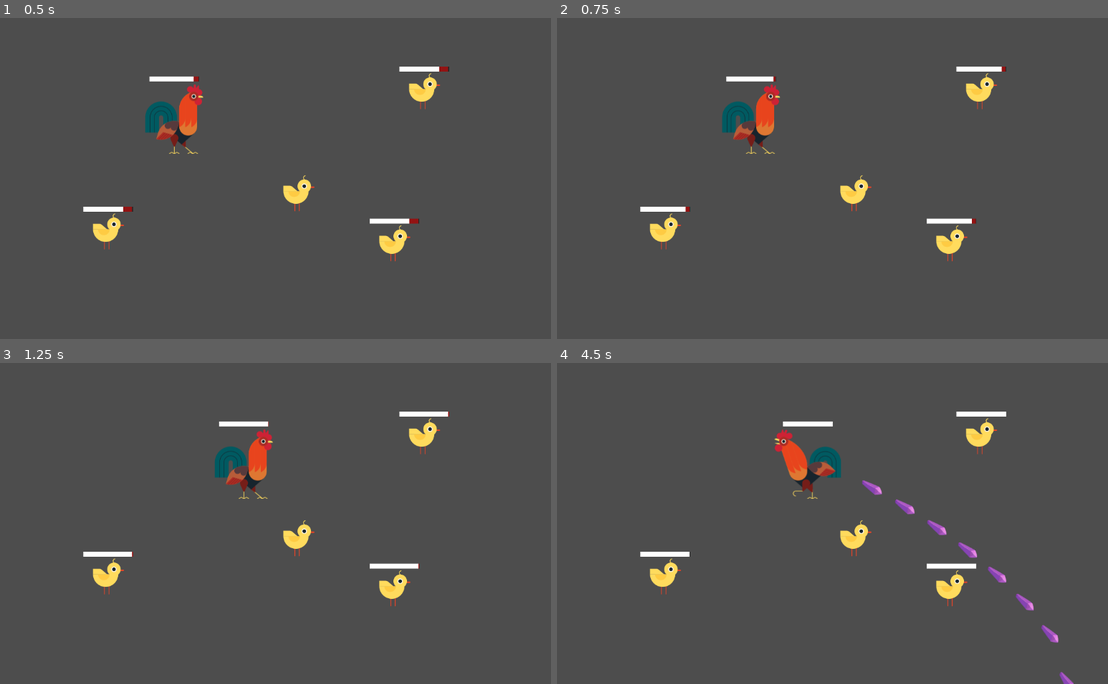
Above: before the commit, frames 1-4 (two rows, left to right).
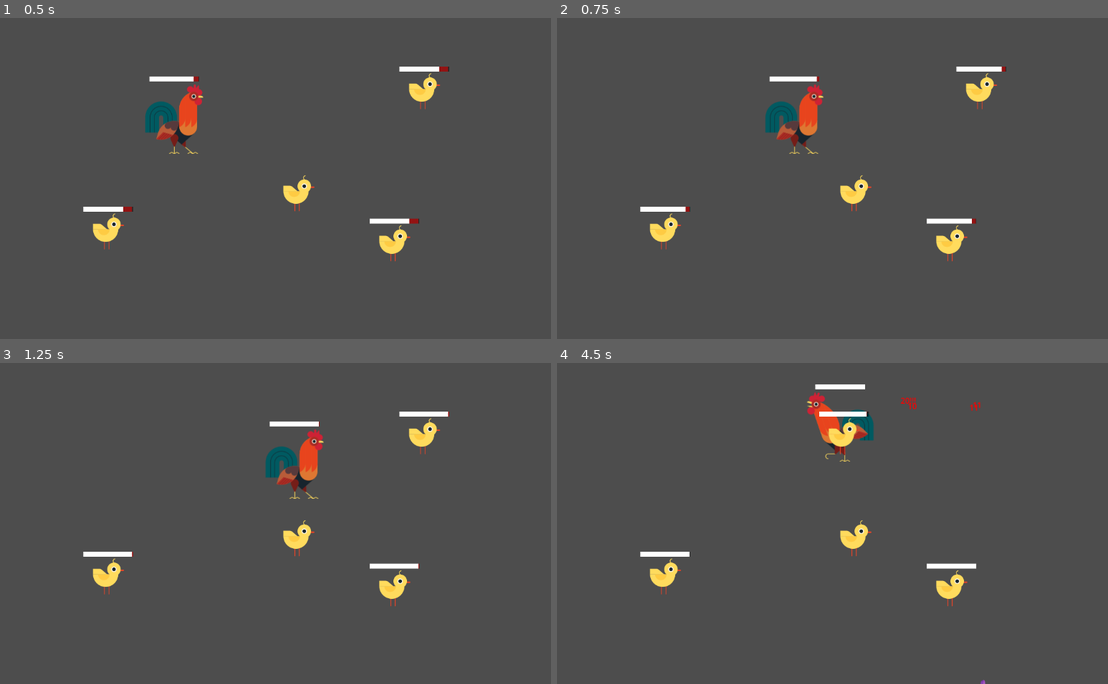
Above: after the commit, the same moments.

Repository: Rundll86/ChickenVSBear
Game: Godot game, scene res://components/Scenes/World.tscn
The game is run twice, just before and just after one commit, with the same random seed, the same clock (stepped at 60 frames per second) and the same inputs.
Inputs (mouse positions are in pixels of both pictures, inside the frame that each line leads up to):
- Up to frame 1 (0.5 s): no input
- Up to frame 2 (0.75 s): move the mouse to (948, 162) at 0.52 s; hold D (m_right) from 0.53 s (still down); right-click (948, 162) at 0.6 s
- Up to frame 3 (1.25 s): keep holding D (m_right)
- Up to frame 4 (4.5 s): move the mouse to (705, 539) at 1.27 s; release D (m_right) at 1.28 s; hold S (m_down) 1.28-2.03 s; click (705, 539) at 1.35 s; right-click (705, 539) at 1.55 s; move the mouse to (876, 452) at 2.02 s; hold D (m_right) 2.03-2.78 s; right-click (876, 452) at 2.1 s; move the mouse to (793, 587) at 2.77 s; hold W (m_up) 2.78-3.53 s; right-click (793, 587) at 2.85 s; move the mouse to (992, 571) at 3.52 s; press the mouse at (992, 571) at 3.53 s; hold A (m_left) from 3.53 s (still down); right-click (992, 571) at 3.8 s; move the mouse to (650, 475) at 4.27 s; release the mouse at (650, 475) at 4.28 s; right-click (650, 475) at 4.35 s

Frame 1 is identical in both runs. In frame 2, 2.3% of the frame differs, in the area x 29-49%, y 18-43%; in frame 3, 2.5%; in frame 4, 3.7%, in the area x 39-94%, y 6-100%.

Commit message:
feat: 添加小鸡角色显示名称，更新Boss状态条和伤害标签逻辑，增强EntityBase类的移动和攻击功能

Diff:
--- a/components/Characters/Chick.tscn
+++ b/components/Characters/Chick.tscn
@@ -32,6 +32,7 @@
 
 [node name="Chick" instance=ExtResource("1_goqmy")]
 script = ExtResource("2_r6bub")
+displayName = "小鸡"
 
 [node name="texture" parent="." index="0"]
 position = Vector2(0, -37)
--- a/components/UI/BossBar.tscn
+++ b/components/UI/BossBar.tscn
@@ -1,7 +1,14 @@
-[gd_scene load_steps=3 format=3 uid="uid://ofpg5s3j7esv"]
+[gd_scene load_steps=5 format=3 uid="uid://ofpg5s3j7esv"]
 
-[ext_resource type="Script" path="res://scripts/Statemachine/EntityStateBar.gd" id="1_q4vrr"]
+[ext_resource type="Script" path="res://scripts/Statemachine/BossBar.gd" id="1_hkj6o"]
 [ext_resource type="PackedScene" uid="uid://d1ulrvupa76ap" path="res://components/UI/ColorBar.tscn" id="1_uxey7"]
+
+[sub_resource type="StyleBoxEmpty" id="StyleBoxEmpty_ar00p"]
+content_margin_left = 10.0
+
+[sub_resource type="LabelSettings" id="LabelSettings_55nrw"]
+font_size = 14
+font_color = Color(0, 0, 0, 1)
 
 [node name="BossBar" type="Control"]
 layout_mode = 3
@@ -10,7 +17,7 @@
 anchor_bottom = 1.0
 grow_horizontal = 2
 grow_vertical = 2
-script = ExtResource("1_q4vrr")
+script = ExtResource("1_hkj6o")
 
 [node name="health" parent="." instance=ExtResource("1_uxey7")]
 unique_name_in_owner = true
@@ -25,3 +32,32 @@
 offset_bottom = -20.0
 grow_horizontal = 2
 grow_vertical = 0
+
+[node name="panel" type="PanelContainer" parent="health"]
+layout_mode = 1
+anchors_preset = 15
+anchor_right = 1.0
+anchor_bottom = 1.0
+grow_horizontal = 2
+grow_vertical = 2
+theme_override_styles/panel = SubResource("StyleBoxEmpty_ar00p")
+
+[node name="label" type="HBoxContainer" parent="health/panel"]
+layout_mode = 2
+
+[node name="name" type="Label" parent="health/panel/label"]
+unique_name_in_owner = true
+layout_mode = 2
+text = "BossName"
+label_settings = SubResource("LabelSettings_55nrw")
+
+[node name="value" type="Label" parent="health/panel/label"]
+unique_name_in_owner = true
+layout_mode = 2
+text = "percent"
+label_settings = SubResource("LabelSettings_55nrw")
+
+[node name="percent" type="Label" parent="health/panel/label"]
+layout_mode = 2
+text = "%"
+label_settings = SubResource("LabelSettings_55nrw")
--- a/scripts/Contents/Characters/Rooster.gd
+++ b/scripts/Contents/Characters/Rooster.gd
@@ -12,7 +12,14 @@
 		texture.play("idle")
 	if Input.is_action_pressed("attack"):
 		tryAttack(0)
+	if Input.is_action_just_pressed("sprint"):
+		trySprint()
 func attack(type):
 	if type == 0:
 		var weaponPos = findWeaponAnchor("normal")
 		BulletBase.generate(preload("res://components/Bullets/PurpleCrystal.tscn"), self, weaponPos, (get_global_mouse_position() - weaponPos).angle())
+func sprint():
+	move(Vector2(
+		Input.get_axis("m_left", "m_right"),
+		Input.get_axis("m_up", "m_down")
+	) * 6, true)
--- /dev/null
+++ b/scripts/Statemachine/BossBar.gd
@@ -0,0 +1,11 @@
+extends EntityStateBar
+class_name BossBar
+
+@onready var nameLabel: Label = $"%name"
+@onready var valueLabel: Label = $"%value"
+
+func _process(delta):
+	super._process(delta)
+	if entity:
+		nameLabel.text = entity.displayName
+		valueLabel.text = "%.2f" % (entity.health / entity.fields[FieldStore.Entity.MAX_HEALTH] * 100)
--- a/scripts/Statemachine/DamageLabel.gd
+++ b/scripts/Statemachine/DamageLabel.gd
@@ -3,10 +3,18 @@
 
 @export var damage: float = 0
 @export var crit: bool = false
+
+@onready var label: Label = $"%label"
+@onready var animator: AnimationPlayer = $"%animator"
+
 func _ready():
-	$"%label".text = str(round(damage)) + ("!!!" if crit else "")
-	$"%animator".play("show")
-	await $"%animator".animation_finished
+	if damage == 0:
+		label.text = "MISS"
+	else:
+		label.text = str(round(damage)) + ("!!!" if crit else "")
+	animator.play("show")
+	await animator.animation_finished
+	queue_free()
 
 static func create(spawnDamage: float, spawnCrit: bool, spawnPosition: Vector2, addToWorld: bool = true) -> DamageLabel:
 	var instance = preload("res://components/UI/DamageLabel.tscn").instantiate()
--- a/scripts/Statemachine/EntityBase.gd
+++ b/scripts/Statemachine/EntityBase.gd
@@ -13,6 +13,7 @@
 var cooldownUnit: float = 100 # 100毫秒每次攻击
 
 @export var isBoss: bool = false
+@export var displayName: String = "未知实体"
 
 @onready var animatree: AnimationTree = $"%animatree"
 @onready var texture: AnimatedSprite2D = $"%texture"
@@ -33,19 +34,26 @@
 	health = clamp(health, 0, fields.get(FieldStore.Entity.MAX_HEALTH))
 	animatree.set("parameters/blend_position", lerpf(animatree.get("parameters/blend_position"), lastDirection, 0.1))
 func _physics_process(_delta: float) -> void:
-	velocity = Vector2.ZERO
-	ai()
+	if sprinting:
+		velocity *= 0.9
+		if velocity.length() <= 100:
+			sprinting = false
+	else:
+		velocity = Vector2.ZERO
+		ai()
 	move_and_slide()
 
 # 通用方法
-func move(direction: Vector2):
-	velocity = direction.normalized() * fields.get(FieldStore.Entity.MOVEMENT_SPEED) * 200 * abs(animatree.get("parameters/blend_position"))
+func move(direction: Vector2, isSprinting: bool = false):
+	velocity = (direction if isSprinting else direction.normalized()) * fields.get(FieldStore.Entity.MOVEMENT_SPEED) * 200 * abs(animatree.get("parameters/blend_position"))
 	var currentDirection = sign(direction.x)
 	if currentDirection != 0:
 		lastDirection = currentDirection
 func takeDamage(bullet: BulletBase, crit: bool):
 	var baseDamage: float = bullet.fields.get(FieldStore.Bullet.DAMAGE) * randf_range(1 - GameRule.damageOffset, 1 + GameRule.damageOffset)
 	var damage = baseDamage + baseDamage * int(crit) * fields.get(FieldStore.Entity.CRIT_DAMAGE)
+	if sprinting:
+		damage = 0
 	health -= damage
 	DamageLabel.create(damage, crit, $"%damageAnchor".global_position + MathTool.randv2_range(GameRule.damageLabelSpawnOffset))
 	if isBoss:
@@ -64,6 +72,9 @@
 func tryAttack(type: int):
 	if startCooldown():
 		attack(type)
+func trySprint():
+	sprint()
+	sprinting = true
 func findWeaponAnchor(weaponName: String):
 	var anchor = $"%weapons".get_node(weaponName)
 	if anchor is Node2D:
@@ -86,6 +97,8 @@
 	pass
 func die():
 	queue_free()
+func sprint():
+	pass
 
 static func generate(
 	entity: PackedScene,
